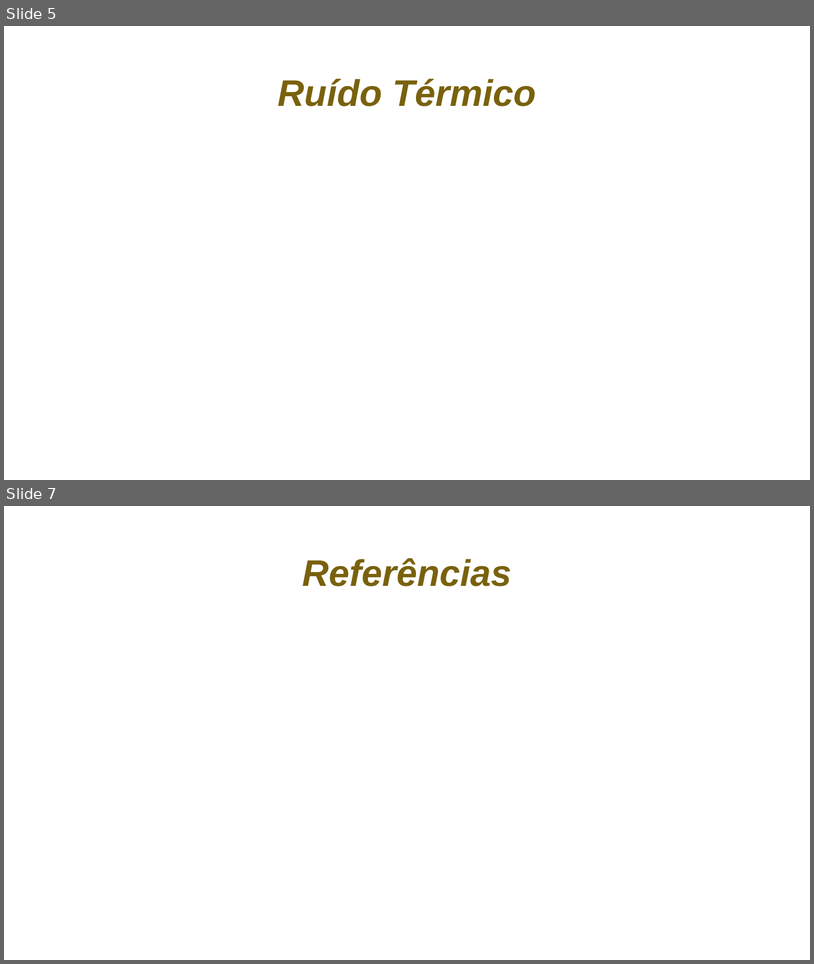
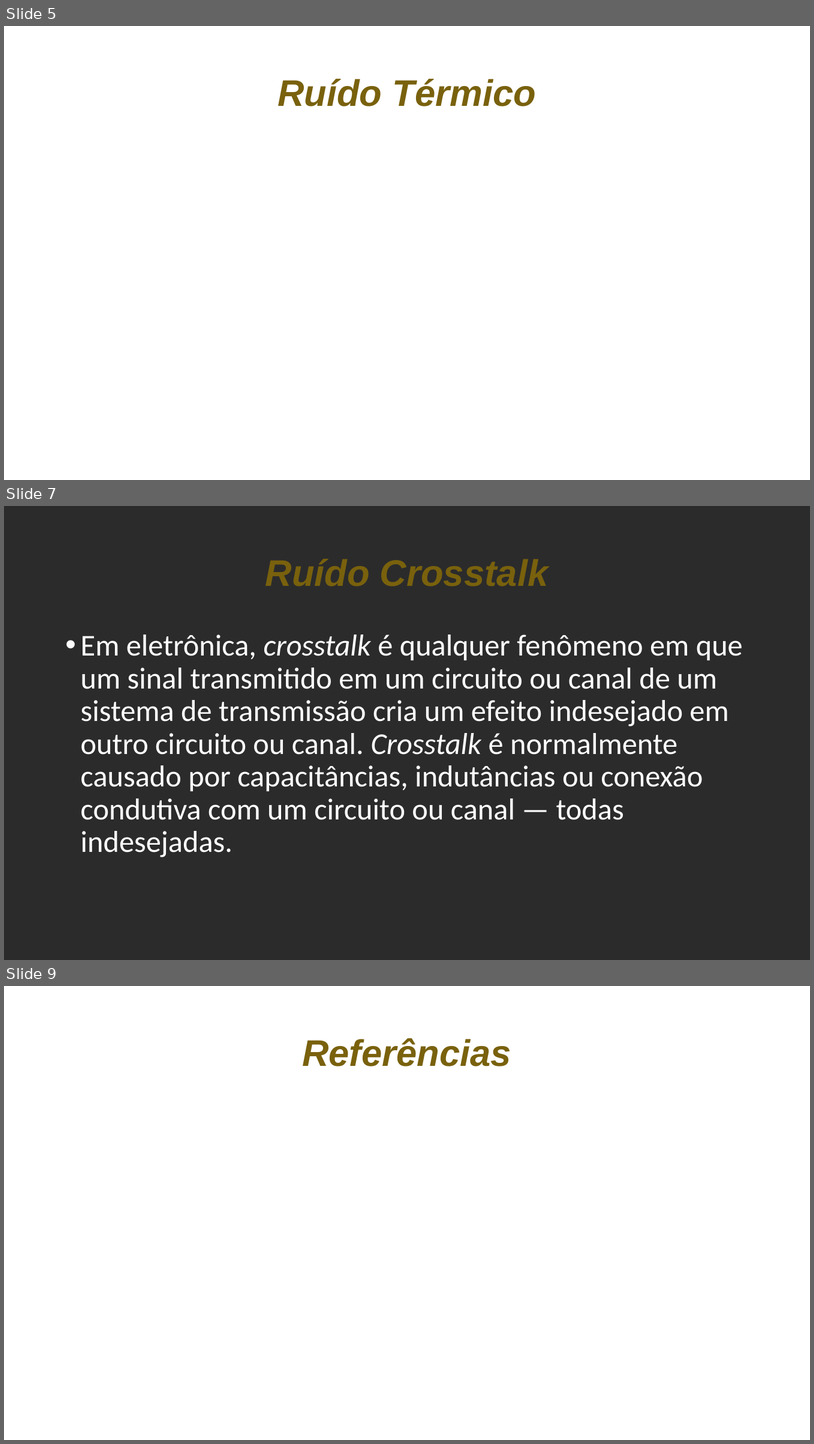
Before and after one commit to diegortx/redes1, a slide deck: Tipos de Ruídos.pptx. Shown one above the other, each under a label of ours: slides 5 and 7 before the commit, slides 5, 7 and 9 after it; the slides between them are not shown. The pictures are 814x964 and 814x1444 pixels, drawn with LibreOffice and Linux fonts; fonts in the diff are those of the drawing; background and template pictures are left out; a plain dark background stands for a picture behind light text. Boxes give left, top, right and bottom in pixels: in the first picture for what was removed or moved away, otherwise in the second. Text is boxed around its words. In the diff, an @@ line names an element or a change of style, - is before the commit and + after.

Commit message:
Atulização Crosstalk - Diego Nogueira

```diff
--- a/Tipos de Ruídos.pptx
+++ b/Tipos de Ruídos.pptx
@@ slide 7 added at [4, 506, 810, 960], background picture (left out) @@
@@ title added at [266, 559, 549, 586], 44 pt, text #79610D, bold, italic @@
+Ruído Crosstalk
@@ text added at [81, 634, 743, 857], 36 pt, text #FFFFFF @@
+• Em eletrônica, crosstalk é qualquer fenômeno em que um sinal transmitido em um circuito ou canal de um sistema de transmissão cria um efeito indesejado em outro circuito ou canal. Crosstalk é normalmente causado por capacitâncias, indutâncias ou conexão condutiva com um circuito ou canal — todas indesejadas.
@@ what was slide 7 is now slide 9 @@
```
Also in this commit, not shown: 1 slide changed, 1 other slide added.
